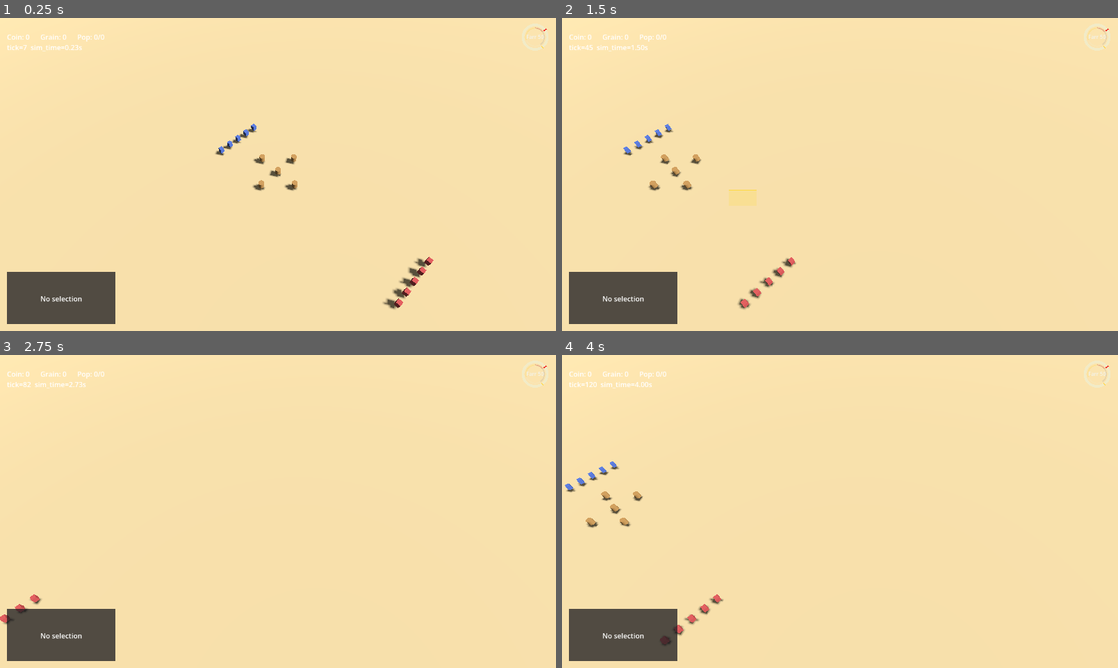
Above: before the commit, frames 1-4 (two rows, left to right).
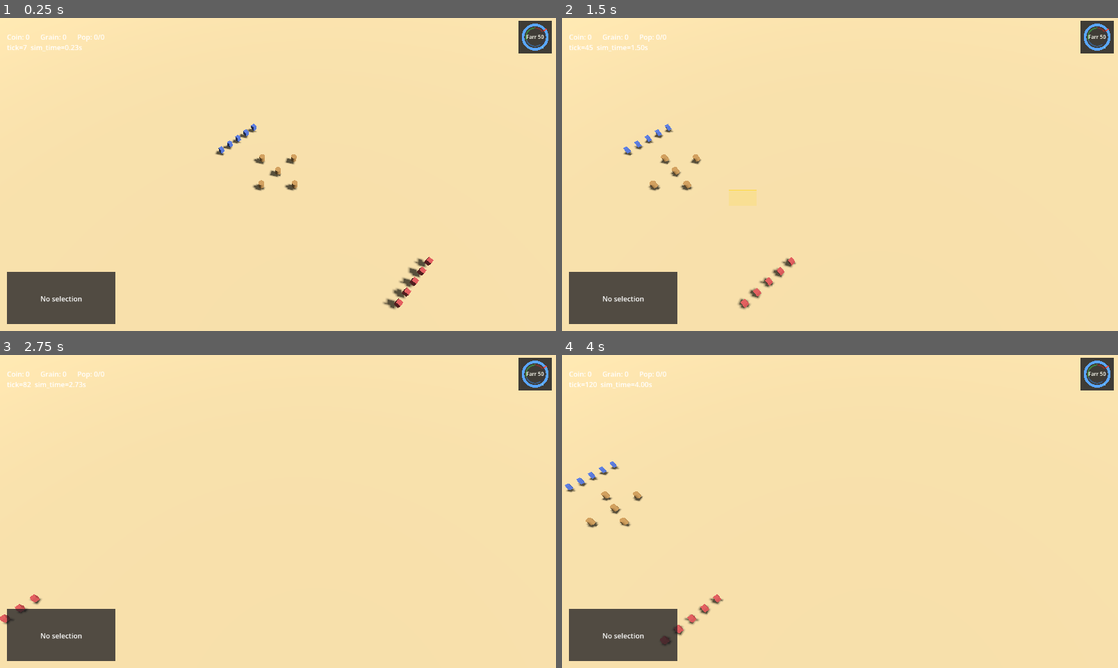
Above: after the commit, the same moments.

Repository: siavoush/shahname-rts
Game: Godot game, scene res://scenes/main.tscn
Two runs of this game, one before a commit and one after it. Both use one fixed random seed, a clock stepped at 60 frames per second and the inputs below.
Inputs (mouse positions are in pixels of both pictures, inside the frame that each line leads up to):
- Up to frame 1 (0.25 s): no input
- Up to frame 2 (1.5 s): tap Enter at 0.5 s; move the mouse to (962, 158) at 0.52 s; hold D 0.53-1.25 s; hold Shift 0.53-1.25 s; click (962, 158) at 0.67 s; drag from (728, 190) to (812, 237) at 1.27 s
- Up to frame 3 (2.75 s): move the mouse to (333, 442) at 2.02 s; hold D from 2.03 s (still down); tap Ctrl at 2.1 s
- Up to frame 4 (4 s): release D at 2.75 s; drag from (812, 574) to (673, 464) at 2.77 s; move the mouse to (1006, 558) at 3.52 s; hold A from 3.53 s (still down); tap 9 at 3.6 s

The runs differ from the first frame. In frame 1, 0.6% of the frame differs, in the area x 93-100%, y 0-12%; in frame 2, 0.6%; in frame 3, 0.6%; in frame 4, 0.6%.

Commit message:
fix(ui): Farr gauge contrast against sandy terrain — Phase 2 session 1 post-live-test
The Phase 2 wave-1A sandy terrain blended with the gauge's warm palette
(ivory + gold + reddish bands), making it impossible for the lead to
visually confirm Farr drains (50 -> 49 on Kargar kill) at a glance during
the post-wave-3 live test.

Two-part visual-only fix:

1. Dark semi-transparent backdrop. Painted FIRST in `_draw()` so the
   gauge frames itself as a HUD widget regardless of underlying terrain.
   Implemented as a flat `draw_rect` (no Panel/StyleBoxFlat to keep the
   scene tree clean, no theme asset, no new MOUSE_FILTER inheritance to
   police — Pitfall #1 stays satisfied).

2. Cool-counterpoint band recolor. <15 stays saturated red (the danger
   semantic is unchanged), 15-40 -> dark slate, 40-70 -> cool blue (was
   warm ivory), >=70 -> bright green (was warm gold). Fill arc colors
   shifted to match. Tier 2 tick recolored to blue to align with its
   band; Kaveh tick stays red. Background ring darkened for crispness
   against the brighter fills.

Why both, not one alone: backdrop alone leaves bands warm-on-dark with
the dim/grey and ivory still hard to distinguish; recolor alone leaves
gauge edges blurring into terrain along tick extents. Both together is
six incremental lines and gives the strongest readability win.

The semantic shifts (blue for "ok", green for "high") are placeholder
choices — when real art ships and the HUD has a rendered frame/bezel,
the palette can return to the spec's warm "ivory" / "gold" cues without
contrast concerns. Documented inline above the band-color constants.

Out of scope (per brief): band thresholds, tick positions, gauge size,
gauge logic. None of FarrSystem / EventBus / BalanceData touched.

Verification:
- 723/726 tests passing, 3 pending (pre-existing). All 13 farr_gauge
  tests still green — they assert on StringName band tags, not RGB,
  per the existing palette-tunability docstring.
- tools/lint_simulation.sh OK across L1-L5.
- Pre-commit gate green end-to-end.

Modified: game/scripts/ui/farr_gauge.gd, BUILD_LOG.md.

Diff:
--- a/game/scripts/ui/farr_gauge.gd
+++ b/game/scripts/ui/farr_gauge.gd
@@ -122,25 +122,45 @@
 const _CENTER_OFFSET: Vector2 = Vector2(32.0, 32.0)
 const _MIN_SIZE: Vector2 = Vector2(64.0, 64.0)
 
-# Color bands (per spec §4.4)
-const _COLOR_BAND_RED: Color = Color(0.7, 0.18, 0.18, 0.25)        # <15
-const _COLOR_BAND_DIM: Color = Color(0.55, 0.55, 0.6, 0.18)        # 15-40
-const _COLOR_BAND_IVORY: Color = Color(0.95, 0.92, 0.78, 0.25)     # 40-70
-const _COLOR_BAND_GOLD: Color = Color(1.0, 0.85, 0.35, 0.30)       # ≥70
+# Color bands (per spec §4.4).
+# Phase 2 session 1 post-live-test recolor: prior palette (warm reds + ivory +
+# gold) blended with the sandy-ochre terrain Color(0.76, 0.69, 0.53). Lead
+# could not visually confirm a Farr drain (50→49) at a glance. New palette
+# uses cool-counterpoint hues for the safe bands (blue 40-70, green ≥70) and
+# saturated/dark-slate for the danger bands so contrast holds against warm
+# terrain. Semantic intent preserved: red still = danger, the bright/saturated
+# "high" colors still read as "good." The shift from gold→green for Tier 3 and
+# ivory→blue for Tier 2 is a placeholder choice; once real art lands the
+# palette can return to warm hues over a fully-rendered HUD frame.
+const _COLOR_BAND_RED: Color = Color(0.85, 0.15, 0.15, 0.40)       # <15
+const _COLOR_BAND_DIM: Color = Color(0.20, 0.20, 0.30, 0.50)       # 15-40
+const _COLOR_BAND_IVORY: Color = Color(0.20, 0.50, 0.85, 0.45)     # 40-70
+const _COLOR_BAND_GOLD: Color = Color(0.25, 0.85, 0.30, 0.45)      # ≥70
 
 # Foreground arc colors (the moving fill). Brightness shifts as displayed_farr
 # crosses bands. Per balance-engineer's "linear interpolation, no bias curve"
-# approval — simple band lookup, no gradient.
-const _COLOR_FILL_RED: Color = Color(0.95, 0.25, 0.20)
-const _COLOR_FILL_DIM: Color = Color(0.7, 0.7, 0.75)
-const _COLOR_FILL_IVORY: Color = Color(0.95, 0.92, 0.78)
-const _COLOR_FILL_GOLD: Color = Color(1.0, 0.85, 0.35)
-const _COLOR_RING_BG: Color = Color(0.15, 0.15, 0.17, 0.55)
-const _COLOR_LABEL: Color = Color(0.95, 0.95, 0.92)
-
-# Threshold tick colors (per balance-engineer's prominence guidance).
-const _COLOR_TIER2_TICK: Color = Color(1.0, 0.85, 0.35)            # gold
-const _COLOR_KAVEH_TICK: Color = Color(0.95, 0.20, 0.18)           # red
+# approval — simple band lookup, no gradient. Saturated cool/danger hues so
+# the moving fill stands out against the sandy terrain (and the dark
+# backdrop panel below it).
+const _COLOR_FILL_RED: Color = Color(1.0, 0.25, 0.20)
+const _COLOR_FILL_DIM: Color = Color(0.75, 0.78, 0.85)
+const _COLOR_FILL_IVORY: Color = Color(0.35, 0.65, 1.0)
+const _COLOR_FILL_GOLD: Color = Color(0.35, 1.0, 0.40)
+const _COLOR_RING_BG: Color = Color(0.05, 0.05, 0.08, 0.85)
+const _COLOR_LABEL: Color = Color(1.0, 1.0, 0.95)
+
+# Backdrop panel — a small dark rounded rectangle painted BEHIND the ring so
+# the gauge reads as a HUD widget regardless of underlying terrain (sandy,
+# grassy, future map themes). Cheapest possible visual containment per the
+# kickoff brief: no scene-tree change, no asset, just an extra draw call.
+const _COLOR_BACKDROP: Color = Color(0.04, 0.05, 0.08, 0.78)
+const _BACKDROP_PADDING: float = 6.0
+
+# Threshold tick colors (per balance-engineer's prominence guidance). Tier 2
+# tick recolored to match the new ivory→blue band so the "you can advance"
+# cue still aligns visually with its band; Kaveh tick stays saturated red.
+const _COLOR_TIER2_TICK: Color = Color(0.45, 0.75, 1.0)            # blue
+const _COLOR_KAVEH_TICK: Color = Color(1.0, 0.25, 0.20)            # red
 const _TICK_LENGTH_OUTSIDE: float = 4.0
 const _TICK_LENGTH_INSIDE: float = 4.0
 const _TICK_THICKNESS_TIER2: float = 2.0
@@ -301,6 +321,13 @@
 # === RENDERING ==============================================================
 
 func _draw() -> void:
+	# Backdrop — dark semi-transparent rect framing the whole widget. Painted
+	# first so every other draw call lands on top. Without this, the gauge
+	# competed with whatever terrain happened to be under it (sandy ochre in
+	# Phase 2 was the failure mode); with it, the gauge reads as a HUD
+	# widget regardless of underlying world color.
+	_draw_backdrop()
+
 	# Background ring — the unfilled track.
 	draw_arc(_CENTER_OFFSET, _ARC_RADIUS, _ARC_START_ANGLE,
 		_ARC_START_ANGLE + _ARC_FULL_SWEEP, 64, _COLOR_RING_BG, _ARC_THICKNESS)
@@ -331,6 +358,15 @@
 	_draw_numeric_label()
 
 
+func _draw_backdrop() -> void:
+	# Backdrop sized to enclose the ring + ticks (which extend
+	# _TICK_LENGTH_OUTSIDE past the radius), with a small padding margin.
+	var half_extent: float = _ARC_RADIUS + _TICK_LENGTH_OUTSIDE + _BACKDROP_PADDING
+	var top_left: Vector2 = _CENTER_OFFSET - Vector2(half_extent, half_extent)
+	var rect: Rect2 = Rect2(top_left, Vector2(half_extent * 2.0, half_extent * 2.0))
+	draw_rect(rect, _COLOR_BACKDROP, true)
+
+
 func _draw_color_bands() -> void:
 	# Each band is an arc of the ring background. Ranges come from spec §4.4:
 	# <15 red, 15-40 dim, 40-70 ivory, ≥70 gold. The lower two boundaries are
Not shown, changed: BUILD_LOG.md
